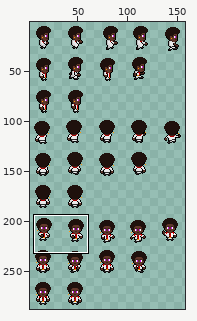
Sprite sheet -- client/img/1/NFT_aef5a5266f4a4f3530e1b6a6058f27dc73e5f61d38ebadc047bbd141a96dab29.png. The first picture is a wide view before the edit; the outline marks the close-up.
Close-up. First the earlier version:
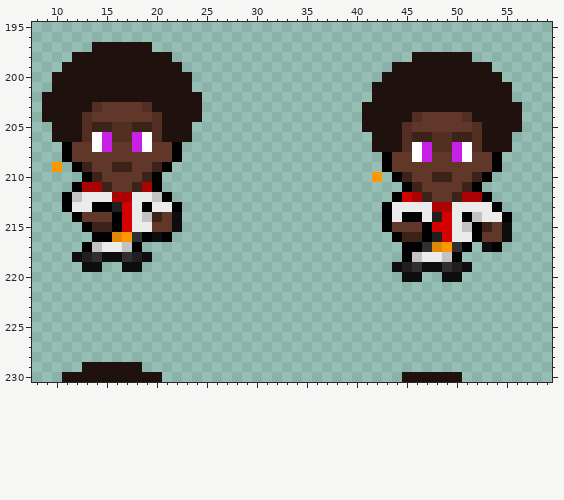
The file is 160x288 pixels. Colours within 5 levels of each other are drawn and written as one. Shown: x 8..59, y 195..230. The old version is drawn lined up with the new one. The wide view leaves out empty margins.
Now the later version:
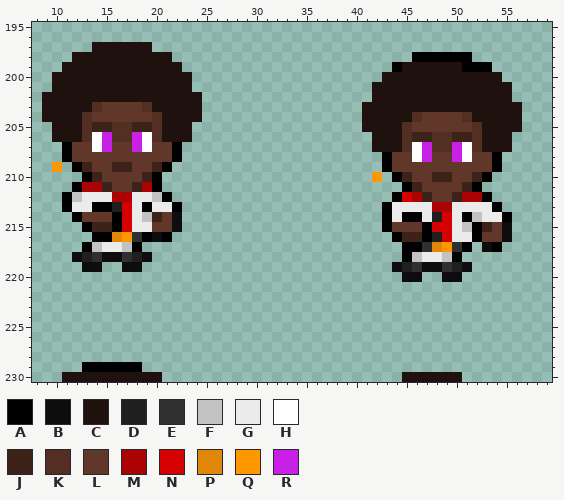
Palette (. is transparent): A #000000  B #0d0d0d  C #1f110d  D #1f1f1f  E #303030  F #c2c2c2  G #ebebeb  H #ffffff  J #3d221a  K #522e23  L #61372a  M #ab0303  N #d50000  P #e08609  Q #ff9800  R #c820e6
Diff:
drawings rearranged on the sheet (the old picture shows each at its new place)
y 198: x 46..51 CCCCCC -> AAAAAA
y 199: x 44 C -> A; x 51..53 CCC -> AAA
y 229: x 13..18 CCCCCC -> AAAAAA
